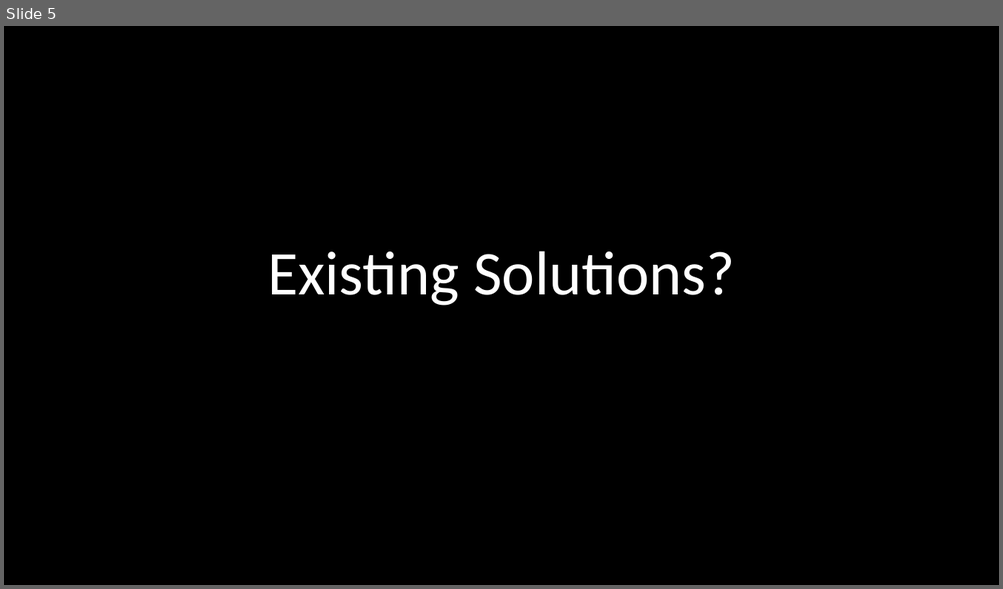
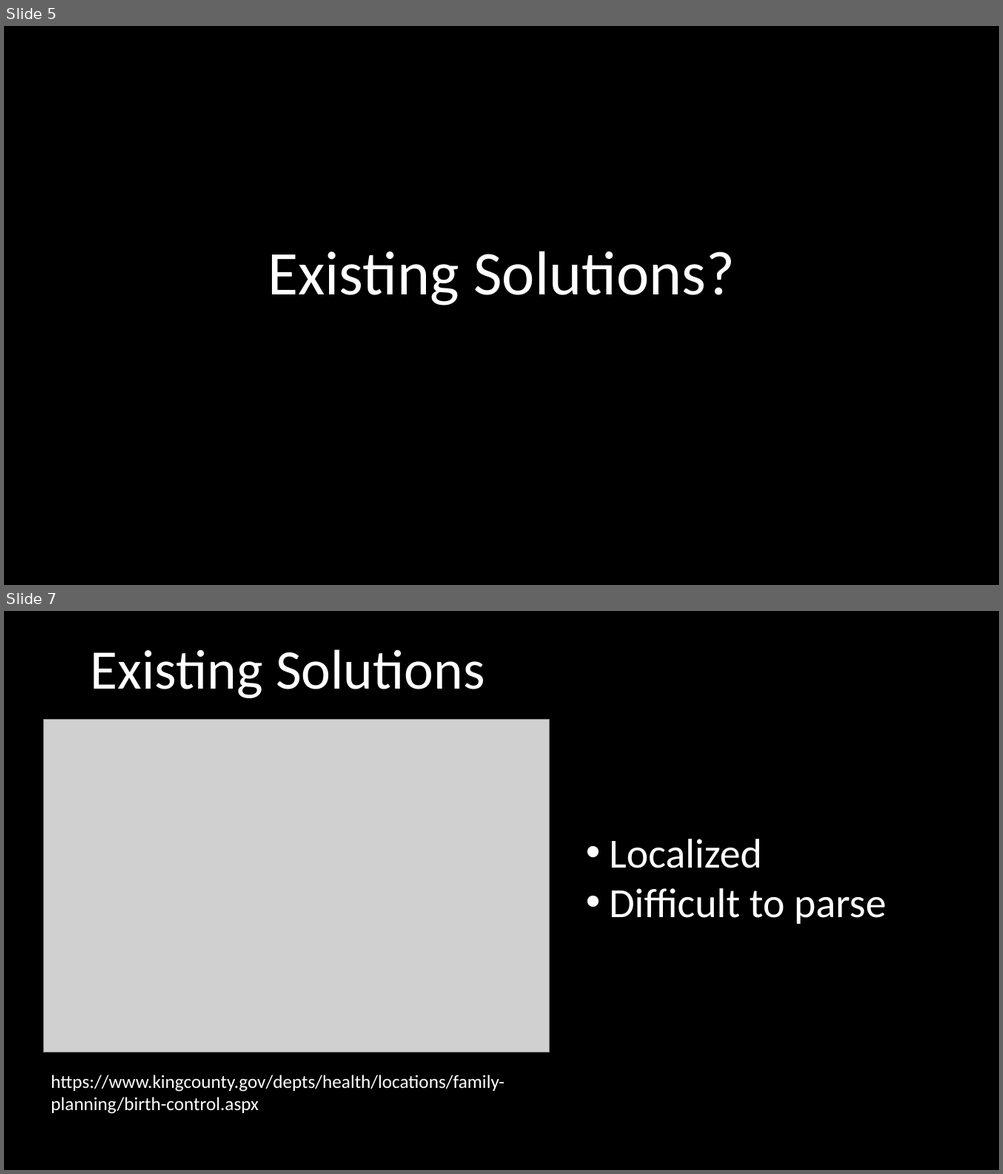
Before and after one commit to DH2018-FindC/FindC, a slide deck: Presentation.pptx. Shown one above the other, each under a label of ours: slide 5 before the commit, slides 5 and 7 after it; the slides between them are not shown. The pictures are 1003x589 and 1003x1174 pixels, drawn with LibreOffice and Linux fonts; fonts in the diff are those of the drawing; grey boxes stand for pictures; background and template pictures are left out. Boxes give left, top, right and bottom in pixels: in the first picture for what was removed or moved away, otherwise in the second. Text is boxed around its words. In the diff, an @@ line names an element or a change of style, - is before the commit and + after.

```diff
--- a/Presentation.pptx
+++ b/Presentation.pptx
@@ slide 7 added at box(4, 611, 999, 1170), background #000000 @@
@@ text added at box(91, 649, 485, 698), 54 pt, text #FFFFFF @@
+Existing Solutions
@@ picture added at box(43, 720, 549, 1053) @@
@@ text added at box(609, 839, 885, 924), 40 pt, text #FFFFFF @@
+• Localized
+• Difficult to parse
@@ text added at box(51, 1075, 504, 1114), 18 pt, text #FFFFFF @@
+https://www.kingcounty.gov/depts/health/locations/family-planning/birth-control.aspx
```
Also in this commit, not shown: 1 slide changed, 10 other slides added, 1 slide removed, 1 other file.
